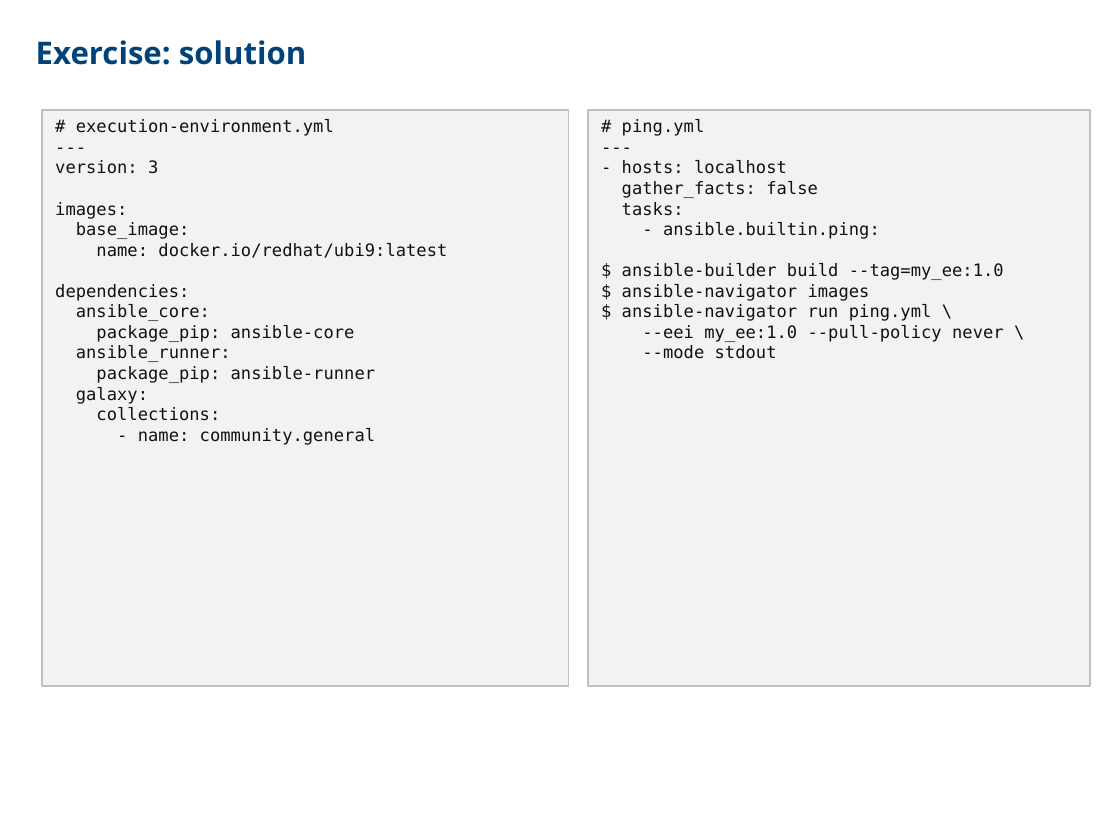
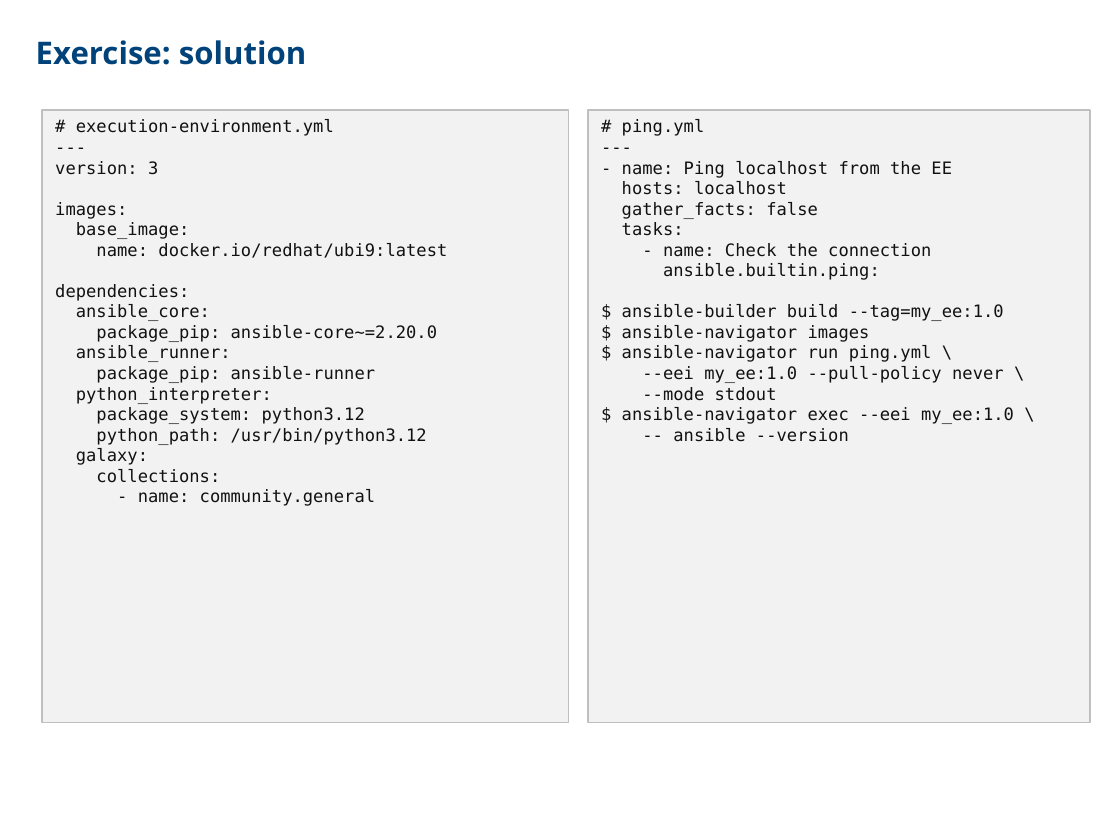
Before and after one commit to CCoupel/ansible-training, a slide deck: slide 192 of Ansible Training.pptx. Drawn at 1120x840 pixels with LibreOffice and Linux fonts; fonts in the diff are those of the drawing. Boxes give left, top, right and bottom in pixels: in the first picture for what was removed or moved away, otherwise in the second. Text is boxed around its words. In the diff, an @@ line names an element or a change of style, - is before the commit and + after.

```diff
--- a/Ansible Training.pptx
+++ b/Ansible Training.pptx
@@ rectangle "# execution-environment.yml": place and size @@
-rectangle "# execution-environment.yml" at (43,110,569,685)
+rectangle "# execution-environment.yml" at (43,110,569,722)
@@ rectangle "# ping.yml": place and size @@
-rectangle "# ping.yml" at (588,110,1090,685)
+rectangle "# ping.yml" at (588,110,1090,722)
@@ text in rectangle at (622,161,952,195): text changed @@
-- hosts: localhost
+- name: Ping localhost from the EE
+hosts: localhost
@@ text in rectangle at (663,243,931,280): text changed @@
-- ansible.builtin.ping:
+- name: Check the connection
+ansible.builtin.ping:
@@ text in rectangle at (96,325,437,342): text changed @@
-package_pip: ansible-core
+package_pip: ansible-core~=2.20.0
@@ text in rectangle at (76,387,427,445): paragraphs added @@
+python_interpreter:
+package_system: python3.12
+python_path: /usr/bin/python3.12
@@ text in rectangle at (622,407,1014,442): paragraphs added @@
+$ ansible-navigator exec --eei my_ee:1.0 \
+-- ansible --version
```
Also in this commit, not shown: 5 other slides changed.
